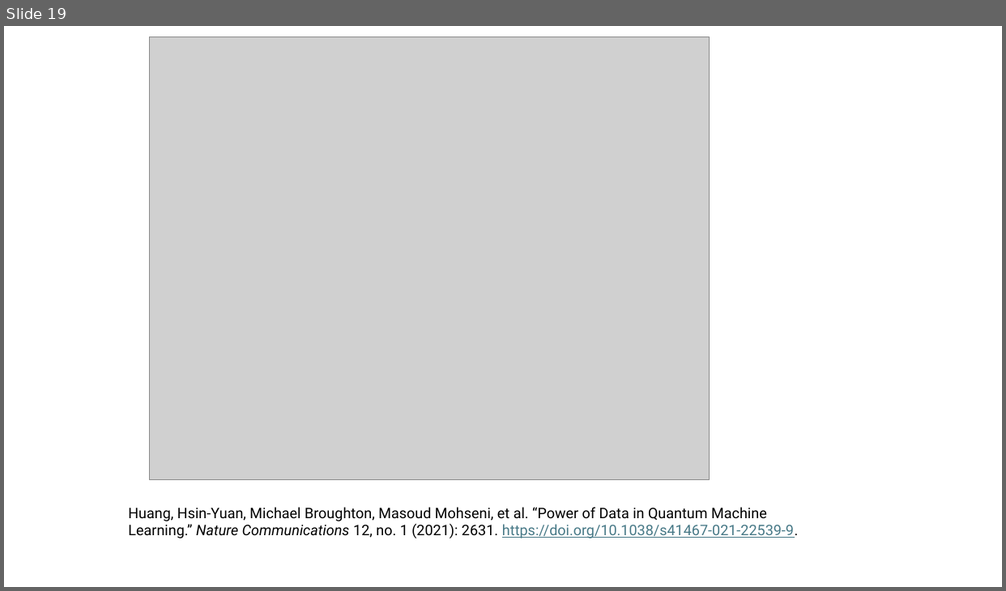
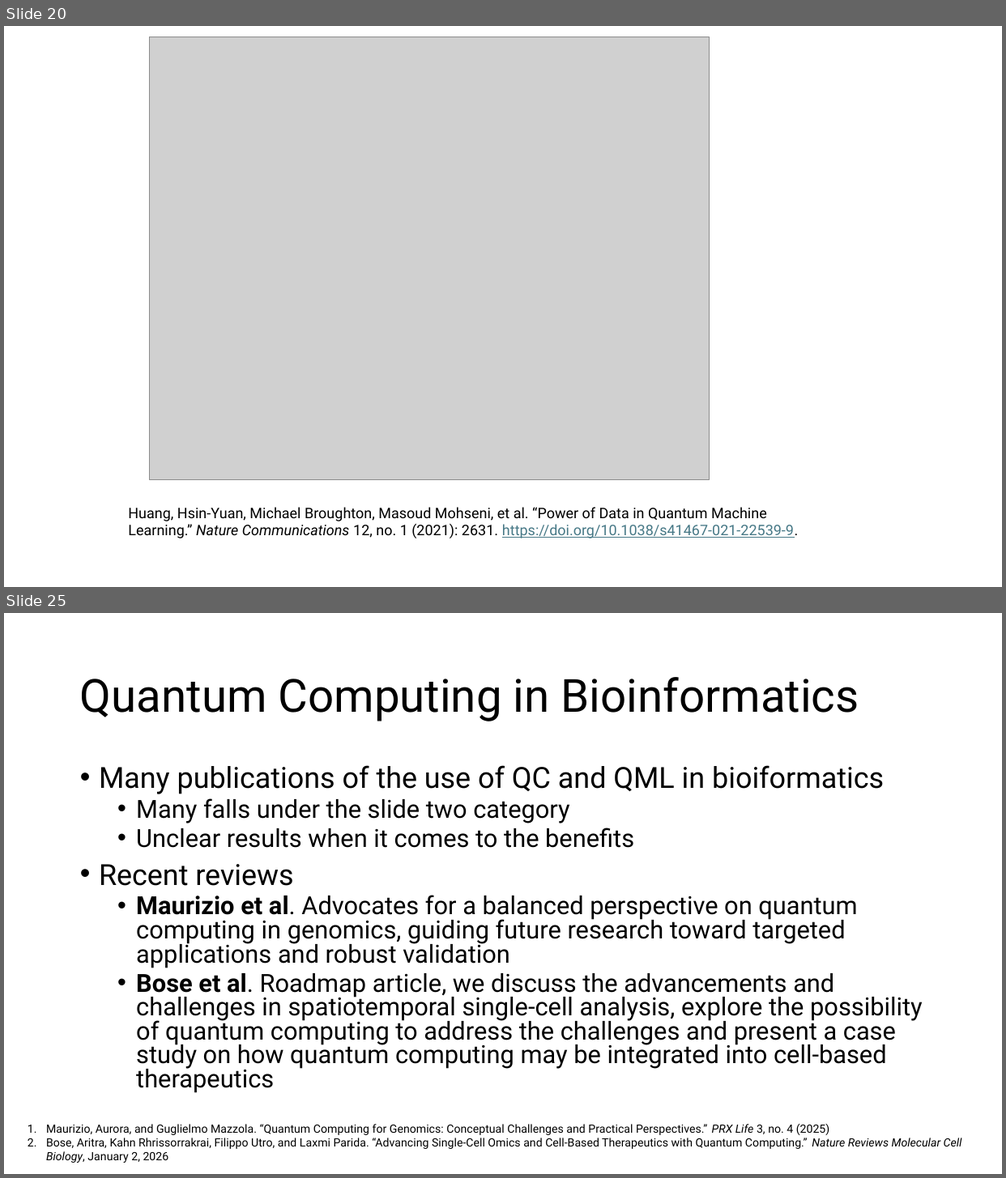
Before and after one commit to aebergl/Presentations, a slide deck: QuantumComputing.pptx. Shown one above the other, each under a label of ours: slide 19 before the commit, slides 20 and 25 after it; the slides between them are not shown. The pictures are 1006x591 and 1006x1178 pixels, drawn with LibreOffice and Linux fonts; fonts in the diff are those of the drawing; grey boxes stand for pictures. Boxes give left, top, right and bottom in pixels: in the first picture for what was removed or moved away, otherwise in the second. Text is boxed around its words. In the diff, an @@ line names an element or a change of style, - is before the commit and + after.

```diff
--- a/QuantumComputing.pptx
+++ b/QuantumComputing.pptx
@@ slide 25 added at (4, 613, 1002, 1174), background #FFFFFF @@
@@ title added at (80, 677, 859, 722), 44 pt, text #000000 @@
+Quantum Computing in Bioinformatics
@@ text added at (99, 765, 923, 1093), 24 pt, text #000000 @@
+• Many publications of the use of QC and QML in bioiformatics
+  • Many falls under the slide two category
+  • Unclear results when it comes to the benefits
+• Recent reviews
+  • Maurizio et al. Advocates for a balanced perspective on quantum computing in genomics, guiding future research toward targeted applications and robust validation
+  • Bose et al. Roadmap article, we discuss the advancements and challenges in spatiotemporal single-cell analysis, explore the possibility of quantum computing to address the challenges and present a case study on how quantum computing may be integrated into cell-based therapeutics
@@ text added at (46, 1124, 962, 1163), 11 pt, text #000000 @@
+1. Maurizio, Aurora, and Guglielmo Mazzola. “Quantum Computing for Genomics: Conceptual Challenges and Practical Perspectives.” PRX Life 3, no. 4 (2025)
+2. Bose, Aritra, Kahn Rhrissorrakrai, Filippo Utro, and Laxmi Parida. “Advancing Single-Cell Omics and Cell-Based Therapeutics with Quantum Computing.” Nature Reviews Molecular Cell Biology, January 2, 2026
@@ what was slide 19 is now slide 20 @@
```
Also in this commit, not shown: 6 slides changed, 9 other slides added, 4 slides removed, 1 other file.
